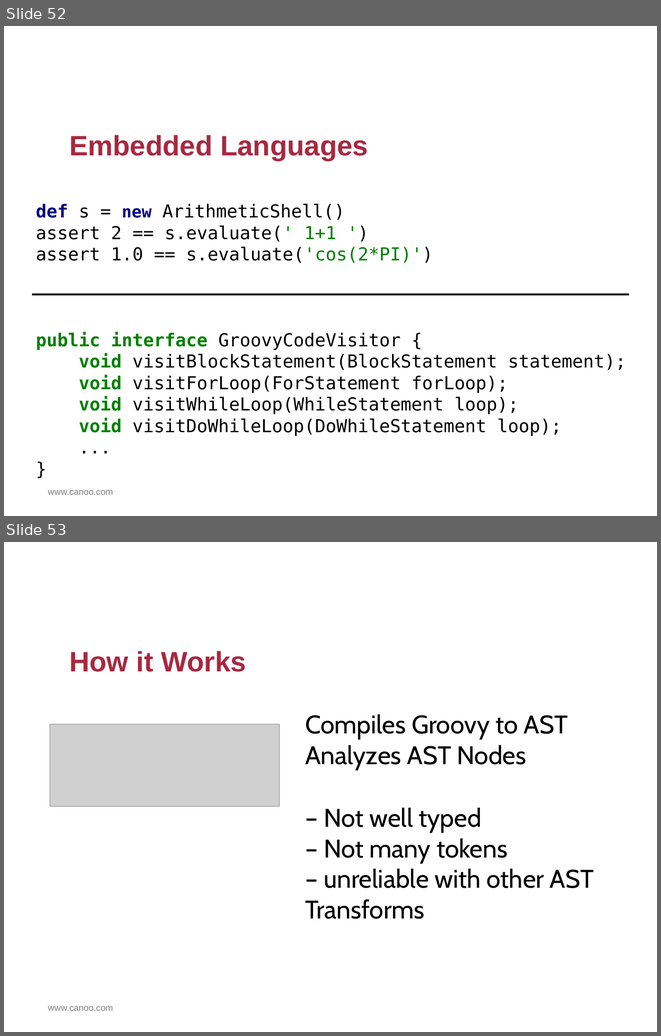
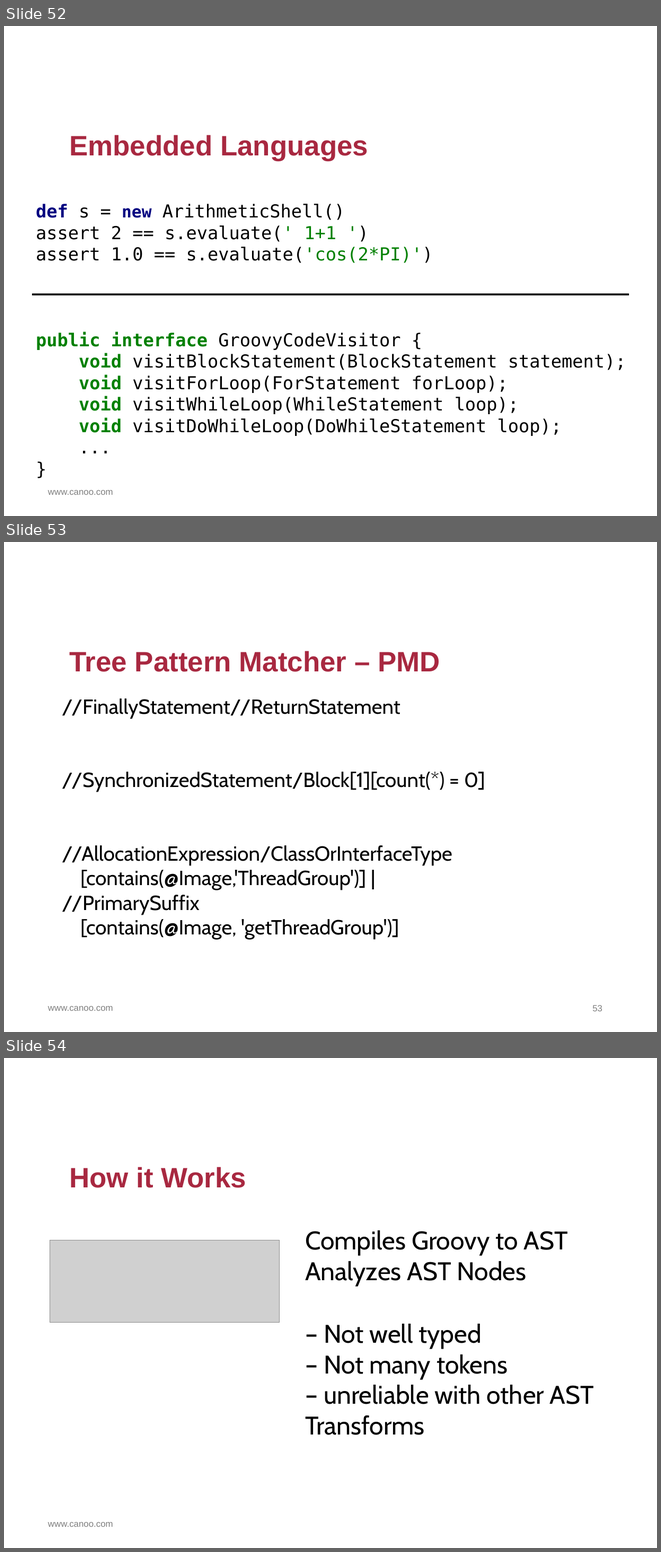
Before and after one commit to HamletDRC/presentations, a slide deck: asttransformations/AstTransformations.odp. Shown one above the other, each under a label of ours: slides 52 and 53 before the commit, slides 52, 53 and 54 after it. The pictures are 661x1036 and 661x1552 pixels, drawn with LibreOffice and Linux fonts; fonts in the diff are those of the drawing; grey boxes stand for pictures; background and template pictures are left out. Boxes give left, top, right and bottom in pixels: in the first picture for what was removed or moved away, otherwise in the second. Text is boxed around its words. In the diff, an @@ line names an element or a change of style, - is before the commit and + after.

```diff
--- a/asttransformations/AstTransformations.odp
+++ b/asttransformations/AstTransformations.odp
@@ slide 53 added at (4,542,657,1032), background #FFFFFF; not listed: 1 template element that a slide beside it also shows @@
@@ title added at (69,651,440,672), 44 pt, text #A82840, bold @@
+Tree Pattern Matcher – PMD
@@ text added at (62,698,485,939), 32 pt, text #000000 @@
+//FinallyStatement//ReturnStatement
+//SynchronizedStatement/Block[1][count(*) = 0]
+//AllocationExpression/ClassOrInterfaceType
+[contains(@Image,'ThreadGroup')] |
+//PrimarySuffix
+[contains(@Image, 'getThreadGroup')]
@@ page number added at (592,1005,602,1011), 14 pt, text #7F7F7F @@
+53
@@ what was slide 53 is now slide 54 @@
```
Also in this commit, not shown: 3 slides changed, 1 other slide added, 1 slide removed, 6 other files.
